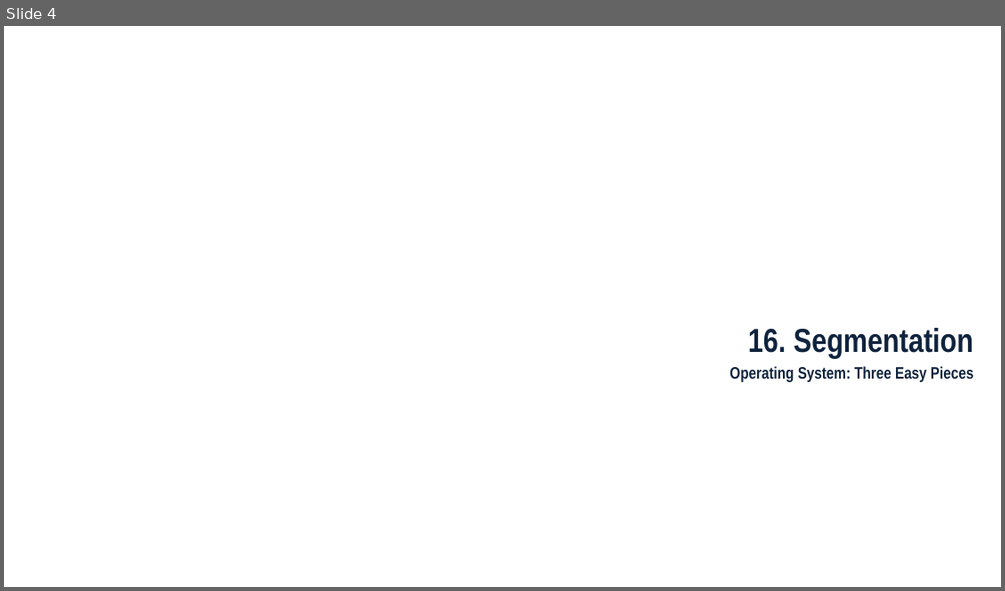
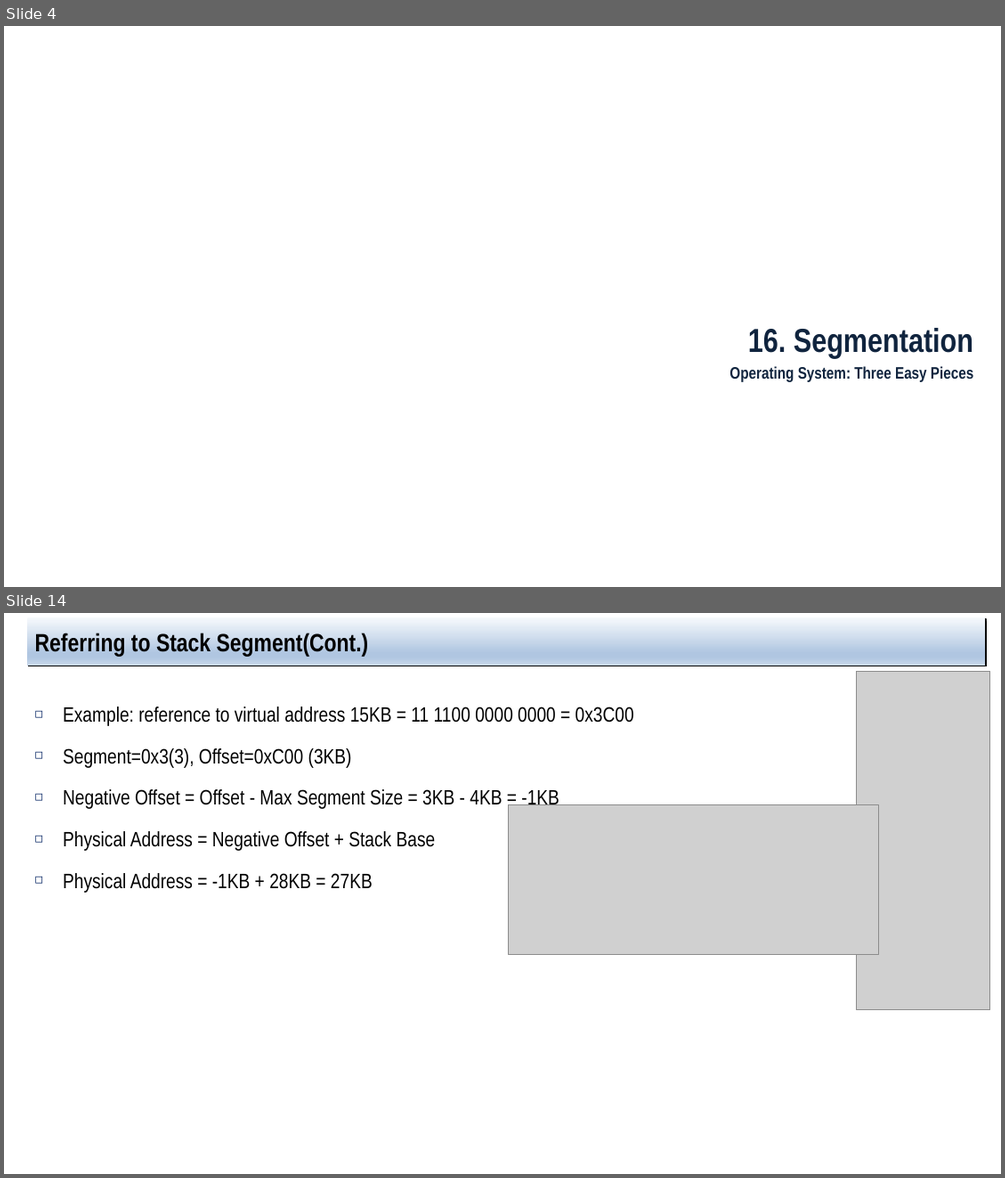
Before and after one commit to jachermocilla/extra-course-materials, a slide deck: cmsc125/ostep/slides/01.Virtualization/16.Segmentation.pptx. Shown one above the other, each under a label of ours: slide 4 before the commit, slides 4 and 14 after it; the slides between them are not shown. The pictures are 1005x591 and 1005x1178 pixels, drawn with LibreOffice and Linux fonts; fonts in the diff are those of the drawing; grey boxes stand for pictures. Boxes give left, top, right and bottom in pixels: in the first picture for what was removed or moved away, otherwise in the second. Text is boxed around its words. In the diff, an @@ line names an element or a change of style, - is before the commit and + after.

```diff
--- a/cmsc125/ostep/slides/01.Virtualization/16.Segmentation.pptx
+++ b/cmsc125/ostep/slides/01.Virtualization/16.Segmentation.pptx
@@ slide 14 added at (4,613,1001,1174), background #FFFFFF @@
@@ title added at (27,617,985,666), fill gradient #F6F9FC to #B0C6E1 to #CAD9EB, 24 pt, text #000000, bold @@
+Referring to Stack Segment(Cont.)
@@ picture added at (857,672,990,1010) @@
@@ text added at (63,706,634,892), 20 pt, text #000000 @@
+◻ Example: reference to virtual address 15KB = 11 1100 0000 0000 = 0x3C00
+◻ Segment=0x3(3), Offset=0xC00 (3KB)
+◻ Negative Offset = Offset - Max Segment Size = 3KB - 4KB = -1KB
+◻ Physical Address = Negative Offset + Stack Base
+◻ Physical Address = -1KB + 28KB = 27KB
@@ picture added at (509,805,879,955) @@
```
Also in this commit, not shown: 12 slides changed, 1 other slide added, 1 other file.
